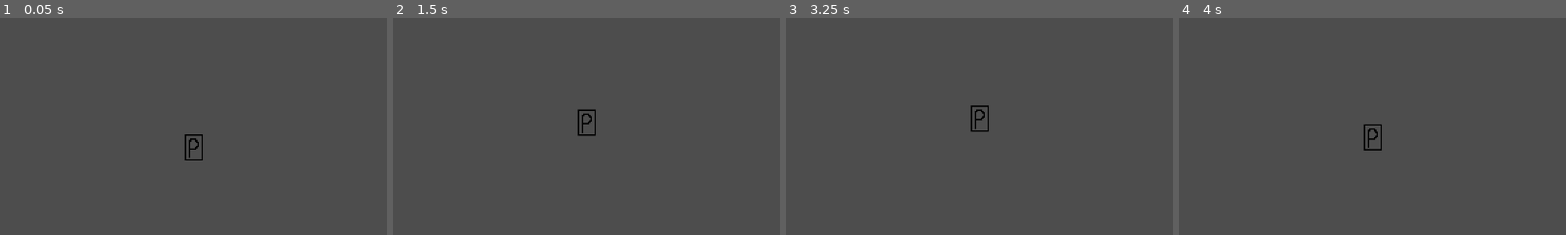
Above: before the commit, frames 1-4 (left to right).
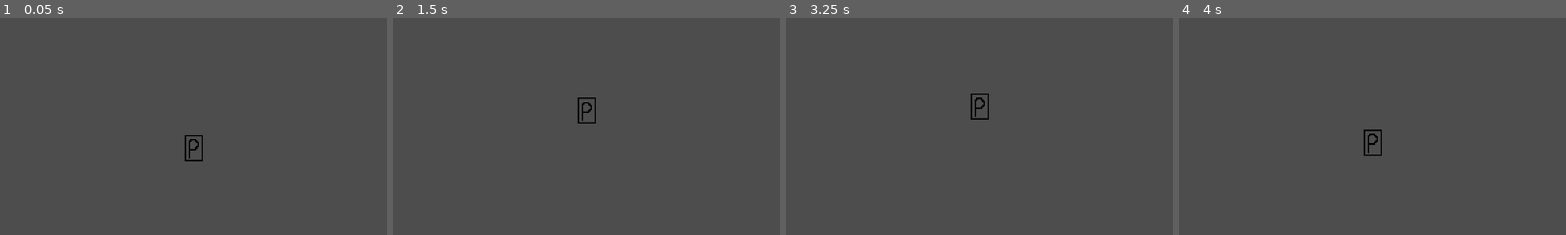
Above: after the commit, the same moments.

Repository: rhnikjk/2d-game
Game: Godot game, scene res://scenes/game.tscn
The game is run twice, just before and just after one commit, with the same random seed, the same clock (stepped at 60 frames per second) and the same inputs.
Inputs:
- Up to frame 1 (0.05 s): no input
- Up to frame 2 (1.5 s): tap Enter (ui_accept) at 0.5, 0.6 s; hold Right (ui_right) from 0.53 s (still down); tap W (jump) at 0.77, 0.8, 1.07, 1.35 s
- Up to frame 3 (3.25 s): tap W (jump) at 1.52, 1.82, 2.3, 3.02 s; tap Enter (ui_accept) at 1.55, 2.1, 2.85 s; release Right (ui_right) at 2.03 s; hold Left (ui_left) 2.03-2.78 s; hold Right (ui_right) from 2.78 s (still down)
- Up to frame 4 (4 s): keep holding Right (ui_right); tap W (jump) at 3.32, 3.6, 3.77 s
The pictures show only the part of the screen within x 25-75%, y 45-94%; the shares and areas given below are measured in that part.

The runs differ from the first frame. In frame 1, less than 0.1% of the frame differs, in the area x 47-53%, y 53-67%; in frame 2, 0.3%, in the area x 47-53%, y 36-55%; in frame 3, 0.3%; in frame 4, 0.2%.

Commit message:
momentum physics

Diff:
--- a/scenes/player.tscn
+++ b/scenes/player.tscn
@@ -32,3 +32,5 @@
 
 [node name="CollisionShape2D" type="CollisionShape2D" parent="."]
 shape = SubResource("CapsuleShape2D_rvm5s")
+
+[node name="Timer" type="Timer" parent="."]
--- /dev/null
+++ b/scripts/enemy.gd
@@ -0,0 +1,29 @@
+extends CharacterBody2D
+
+
+const SPEED = 300.0
+const JUMP_VELOCITY = -400.0
+
+# Get the gravity from the project settings to be synced with RigidBody nodes.
+var gravity = ProjectSettings.get_setting("physics/2d/default_gravity")
+
+
+func _physics_process(delta):
+	# Add the gravity.
+	if not is_on_floor():
+		velocity.y += gravity * delta
+
+	# Handle jump.
+	if Input.is_action_just_pressed("ui_accept") and is_on_floor():
+		velocity.y = JUMP_VELOCITY
+
+	# Get the input direction and handle the movement/deceleration.
+	# As good practice, you should replace UI actions with custom gameplay actions.
+	var direction = Input.get_axis("ui_left", "ui_right")
+
+	if direction:
+		velocity.x = direction * SPEED
+	else:
+		velocity.x = move_toward(velocity.x, 0, SPEED)
+
+	move_and_slide()
--- a/scripts/player.gd
+++ b/scripts/player.gd
@@ -1,8 +1,9 @@
 extends CharacterBody2D
 
 
-const SPEED = 100.0
-const JUMP_VELOCITY = -200.0
+var SPEED = 0
+var momentum = 0
+const JUMP_VELOCITY = -300.0
 
 # Get the gravity from the project settings to be synced with RigidBody nodes.
 var gravity = ProjectSettings.get_setting("physics/2d/default_gravity")
@@ -19,16 +20,39 @@
 
 	# Get the input direction and handle the movement/deceleration.
 	# Get direction of player (-1 left, 0 unchanged, 1 right)
+	# Get the input direction and handle the movement/deceleration.
+	# Get direction of player (-1 left, 0 unchanged, 1 right)
 	var direction = Input.get_axis("move_left", "move_right")
-	#flip charector
+
+	# Variables for handling movement
+	var acceleration = 40  # Adjust this for faster/slower acceleration
+	var max_speed = 100    # Maximum speed
+	var friction = 10      # Adjust this for faster/slower deceleration
+	var gravity = 10       # Gravity value
+	# Flip character based on direction
 	if direction > 0:
 		sprite.flip_h = false
 	elif direction < 0:
 		sprite.flip_h = true
-	#apply movement
-	if direction:
-		velocity.x = direction * SPEED
+
+	# Apply acceleration or deceleration
+	if is_on_floor():
+		if direction != 0:
+			velocity.x += acceleration * direction
+			velocity.x = clamp(velocity.x, -max_speed, max_speed)  # Clamp velocity to max_speed
+		else:
+			# Decelerate when no input is given
+			if velocity.x > 0:
+				velocity.x = max(0, velocity.x - friction)
+			elif velocity.x < 0:
+				velocity.x = min(0, velocity.x + friction)
 	else:
-		velocity.x = move_toward(velocity.x, 0, SPEED)
+	# Apply gravity if in the air
+		velocity.y += gravity
+
+
+	# Apply velocity to the character's position
+	position.x += velocity.x * delta
+
 
 	move_and_slide()
